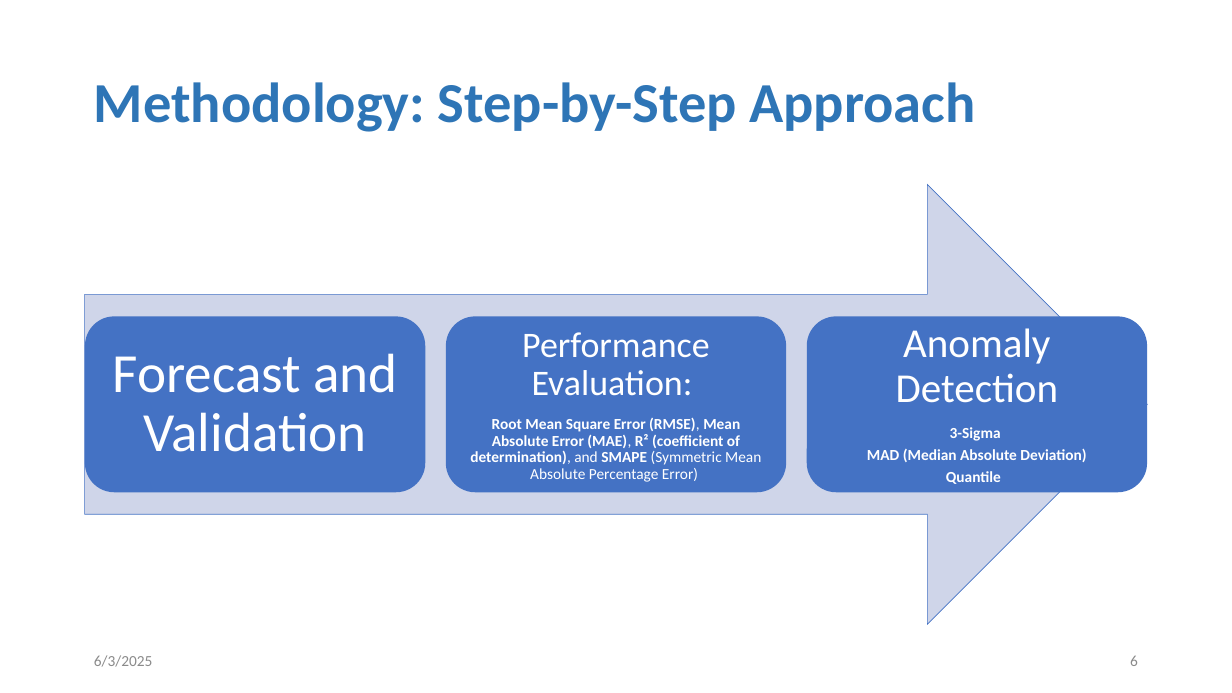
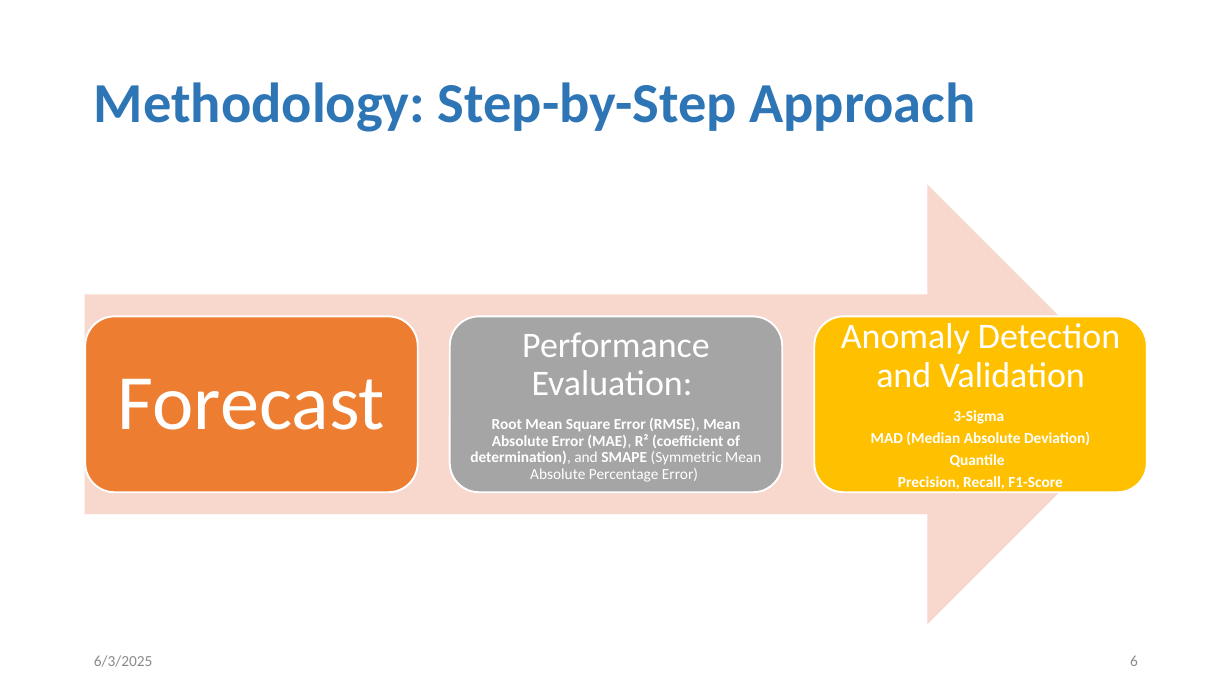
Before and after one commit to tanjilaahmed2/cesnet-anomaly-detection, a slide deck: slide 6 of LBNL Panel Interview_Tanjila.pptm. Drawn at 1232x693 pixels with LibreOffice and Linux fonts; fonts in the diff are those of the drawing. Boxes give left, top, right and bottom in pixels: in the first picture for what was removed or moved away, otherwise in the second. Text is boxed around its words. In the diff, an @@ line names an element or a change of style, - is before the commit and + after.

```diff
--- a/LBNL Panel Interview_Tanjila.pptm
+++ b/LBNL Panel Interview_Tanjila.pptm
@@ right arrow at box(85, 185, 1148, 625): fill #CFD5EA to #F8D7CE; outline #4472C4 0.5 pt to none @@
@@ rounded rectangle: place and size @@
-rounded rectangle at box(85, 316, 425, 492)
+rounded rectangle at box(85, 316, 418, 492)
@@ rounded rectangle at box(85, 316, 418, 492): fill #4472C4 to #ED7D31; outline none to #FFFFFF 1.5 pt @@
@@ rounded rectangle: place and size @@
-rounded rectangle at box(446, 316, 787, 492)
+rounded rectangle at box(450, 316, 783, 492)
@@ rounded rectangle at box(450, 316, 783, 492): fill #4472C4 to #A5A5A5; outline none to #FFFFFF 1.5 pt @@
@@ rounded rectangle: place and size @@
-rounded rectangle at box(807, 316, 1147, 492)
+rounded rectangle at box(814, 316, 1147, 492)
@@ rounded rectangle at box(814, 316, 1147, 492): fill #4472C4 to #FFC000; outline none to #FFFFFF 1.5 pt @@
@@ text "Anomaly Detection and Validation": place and size @@
-text "Anomaly Detection and Validation" at box(867, 328, 1086, 484)
+text "Anomaly Detection and Validation" at box(841, 323, 1120, 492)
@@ text at box(841, 323, 1120, 388): text changed; size 32 to 28 pt @@
-Anomaly Detection
+Anomaly Detection and Validation
@@ text at box(118, 378, 385, 430): text changed; size 43 to 61 pt @@
-Forecast and Validation
+Forecast
@@ text at box(898, 476, 1063, 492): paragraph added @@
+Precision, Recall, F1-Score
```
Also in this commit, not shown: 11 other slides changed, 1 slide removed.
